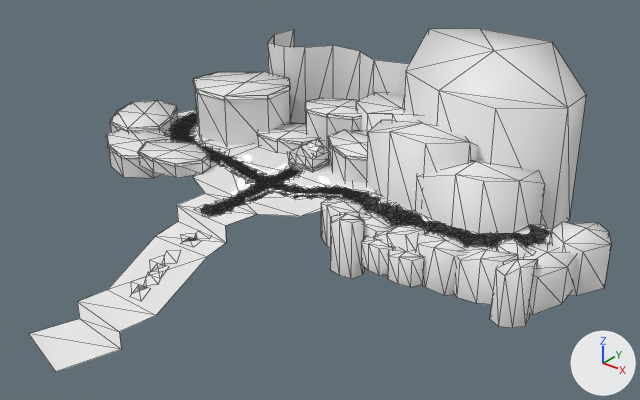
What one commit did to the glTF model Levels/Lobby/Imported/lobby.glb.
Camera for both pictures: a 50 mm lens placed at (93.2, -108.3, 63.8), pointed at (10.2, -4.6, -0.5). Arrows for +X, +Y and +Z are at lower right; the lights stay in place. The older version comes first. Mesh edges are drawn as thin lines on the coarser meshes. Objects named as collision shapes, trigger or cutter boxes, shadow casters or lower levels of detail are left out. Where no turn or scale is listed for an object, it has been applied to the vertices. Vertices at exactly the same position are counted once.

The scene before the commit, as lines of its bpy script (objects in view):
```python
me_cube_013 = bpy.data.meshes.new('Cube.013')
me_cube_013.from_pydata(...)  # 33 vertices, 40 faces; spans x -6.8..9.0, y -3.4..10.3, z -3.1..1.2
me_cube_013.materials.append(mat_scenariomaterial)  # white #e7e7e7
me_cube_068 = bpy.data.meshes.new('Cube.068')
me_cube_068.from_pydata(...)  # 272 vertices, 384 faces; spans x -14.7..38.8, y -21.7..22.9, z -12.6..17.3
me_cube_068.materials.append(mat_scenariomaterial)  # white #e7e7e7
me_plane_001 = bpy.data.meshes.new('Plane.001')
me_plane_001.from_pydata(...)  # 912 vertices, 456 faces; spans x -36.1..47.5, y -37.1..13.2, z -7.7..0.0
me_plane_001.materials.append(mat_scenariomaterial)  # white #e7e7e7
ob_deslevel_006 = bpy.data.objects.new('Deslevel.006', me_cube_013)
ob_deslevel_006.location = (-30.2, -12.4, 0.4)
ob_deslevel_040 = bpy.data.objects.new('Deslevel.040', me_cube_068)
ob_deslevel_040.location = (16.0, 9.1, 4.8)
ob_floor_path = bpy.data.objects.new('floor_path', me_plane_001)
ob_floor_path.location = (0.0, 0.0, 0.0)
# also in view: 'floor' at (5.1, -18.0, -5.5); 'wooden_fence' at (0.5, -6.2, 0.3); 'Deslevel.002' at (-8.8, 10.6, 1.1); 'Deslevel' at (8.2, 8.7, 2.2); 'Deslevel.001' at (-1.5, 15.9, 3.3)
```
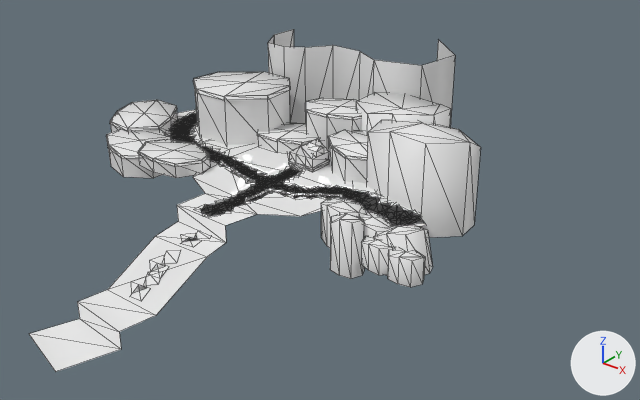
Changed parts and their boxes [x1, y1, x2, y2] in the pictures (640 x 400 px):
'Deslevel.040', reshaped (45% narrower, 35% shorter): before [321, 29, 611, 328]; after [321, 92, 481, 287]
'floor_path', reshaped (30% narrower): before [130, 111, 552, 301]; after [130, 111, 426, 301]
part 1 of me_cube_068, deleted: before [404, 29, 611, 328]
part 2 of me_plane_001, deleted: before [396, 214, 552, 247]

The change, as a list of edits to the scene's bpy script:
```text
Change me_cube_068:
    used by ob_deslevel_040; location = (16.0, 9.1, 4.8)
    remove me_cube_068.from_pydata(...)  # 272 vertices, 384 faces; spans x -14.7..38.8, y -21.7..22.9, z -12.6..17.3
    add me_cube_068.from_pydata(...)  # 136 vertices, 192 faces; spans x -14.7..18.4, y -21.7..17.1, z -12.6..7.2
    me_cube_068 part 1: 8 loose pieces with 136 vertices, spanning x -5.1..38.8, y -19.3..22.9, z -12.6..17.3, are deleted
Change me_plane_001:
    used by ob_floor_path; location = (0.0, 0.0, 0.0)
    remove me_plane_001.from_pydata(...)  # 912 vertices, 456 faces; spans x -36.1..47.5, y -37.1..13.2, z -7.7..0.0
    add me_plane_001.from_pydata(...)  # 780 vertices, 390 faces; spans x -36.1..29.5, y -37.1..13.2, z -7.7..0.0
    me_plane_001 part 2: 33 loose pieces with 132 vertices, spanning x 25.4..47.5, y -7.1..9.4, z 0.0, are deleted
```
